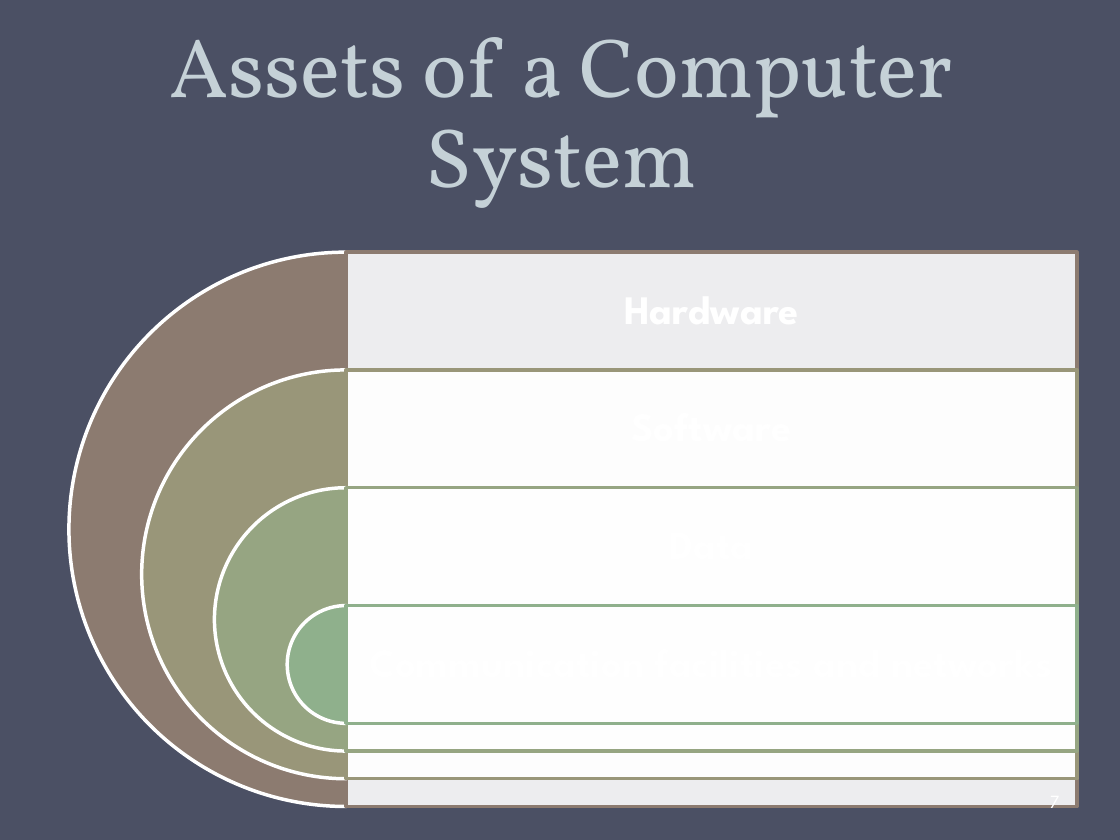
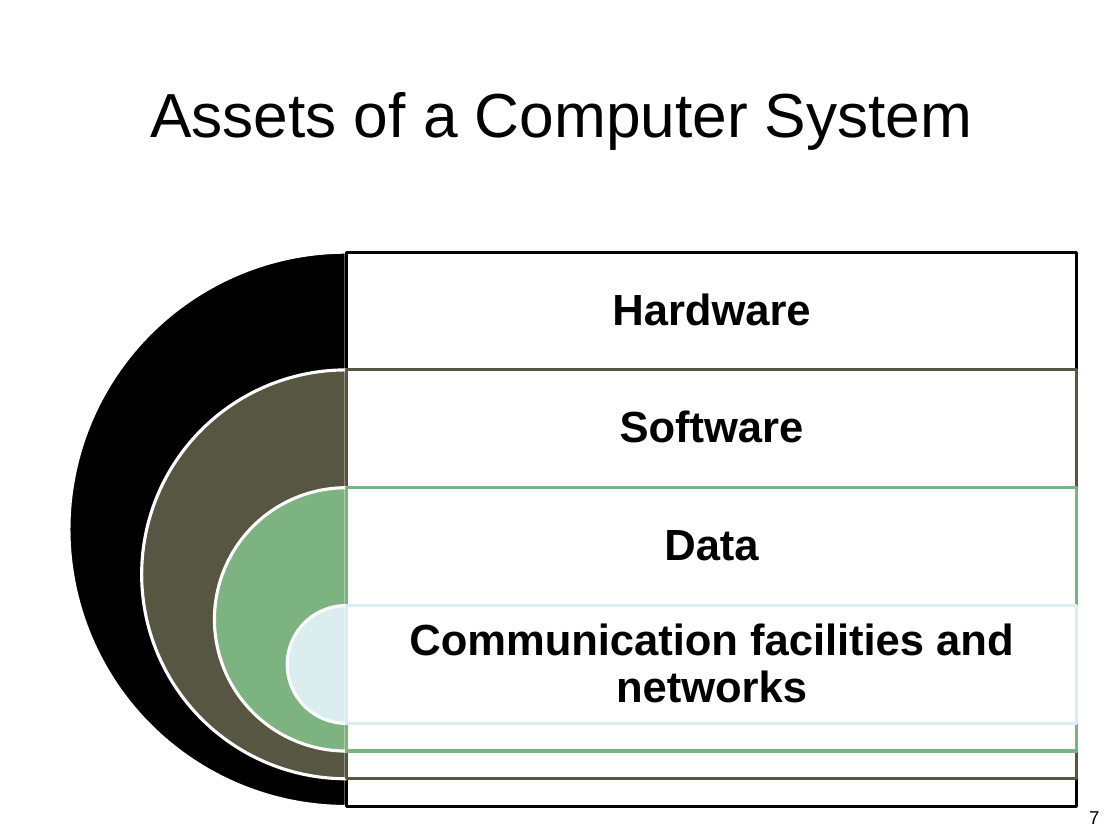
Before and after one commit to gulaoshi/gu.github.io, a slide deck: slide 7 of InfoSec/PPTs/CH01-Overview.pptx. Drawn at 1120x840 pixels with LibreOffice and Linux fonts; fonts in the diff are those of the drawing. Boxes give left, top, right and bottom in pixels: in the first picture for what was removed or moved away, otherwise in the second. Text is boxed around its words. In the diff, an @@ line names an element or a change of style, - is before the commit and + after.

```diff
--- a/InfoSec/PPTs/CH01-Overview.pptx
+++ b/InfoSec/PPTs/CH01-Overview.pptx
@@ background #4B5064 to #FFFFFF @@
@@ title "Assets of a Computer System" at [150,92,972,148]: size 54 to 40 pt, font Vollkorn to Arial, text colour #C5D1D7 to #000000; line spacing 58pt to 1; vertical alignment bottom to middle @@
@@ pie slice (boxed as its full ellipse) at [69,252,624,806]: fill #8C7B70 to #000000; outline #FFFFFF 2.25 pt to #FFFFFF 2 pt @@
@@ rectangle at [346,252,1077,806]: outline #8C7B70 2.25 pt to #000000 2 pt @@
@@ pie slice (boxed as its full ellipse) at [142,370,551,778]: fill #999679 to #4C4C4C; outline #FFFFFF 2.25 pt to #FFFFFF 2 pt @@
@@ rectangle at [346,370,1077,778]: outline #999679 2.25 pt to #4C4C4C 2 pt @@
@@ pie slice (boxed as its full ellipse) at [215,488,478,752]: fill #96A582 to #989898; outline #FFFFFF 2.25 pt to #FFFFFF 2 pt @@
@@ rectangle at [346,488,1077,752]: outline #96A582 2.25 pt to #989898 2 pt @@
@@ pie slice (boxed as its full ellipse) at [287,606,404,724]: fill #8FB08C to #E5E5E5; outline #FFFFFF 2.25 pt to #FFFFFF 2 pt @@
@@ rectangle at [346,606,1077,724]: outline #8FB08C 2.25 pt to #E5E5E5 2 pt @@
@@ group added at [409,293,1013,703]: 4 texts @@
+Hardware
+Software
+Data
+Communication facilities and networks
@@ page number: place and size @@
-page number at [1050,805,1060,815]
+page number at [1089,811,1099,824]
@@ page number at [1089,811,1099,824]: font League Spartan to Arial, text colour #FFFFFF to #000000; alignment left to right; vertical alignment middle to top @@
```
Also in this commit, not shown: 16 other slides changed, 7 other files.
